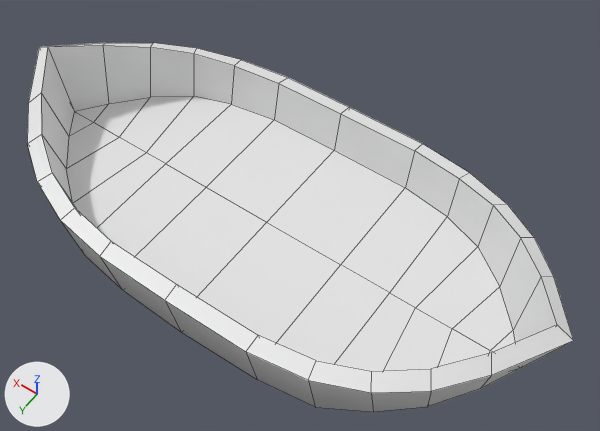
The FBX model Assets/Boat/sm_boat_hull.fbx: old version first, new version second.
One viewpoint serves both versions: a 50 mm camera at (-2.45, 2.75, 4.59) aimed at (-0.39, -0.14, 0.05). The axes (+X, +Y, +Z) are drawn at lower left. The lights are the same throughout. The picture after the commit comes second. Mesh edges are drawn as thin lines. Where no turn or scale is listed for an object, it has been applied to the vertices.

Names of what the first picture shows: 'sm_boat_hull'.
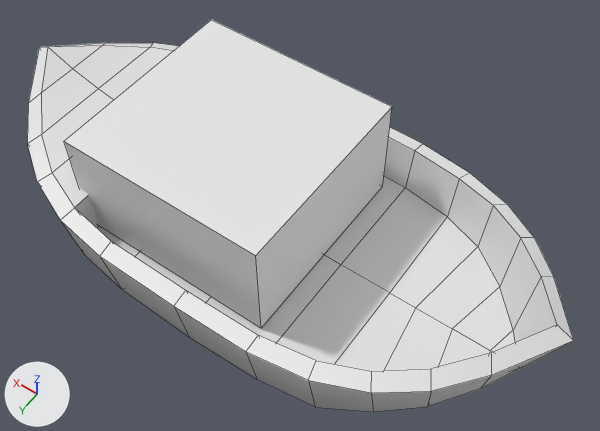
Pixel boxes [x1, y1, x2, y2] of what changed, in the pictures (600 x 431 px; the box of a moved part takes in the faces that stretch with it):
'sm_boat_hull', reshaped (6% taller): before [27, 43, 574, 412]; after [27, 20, 574, 412]
part 1 of me_cube_001, added: after [64, 20, 392, 328]
part 2 of me_cube_001, built on: before [41, 45, 234, 228]; after [41, 45, 172, 228]
part 3 of me_cube_001, moved or reshaped: before [100, 77, 423, 379]; after [100, 127, 423, 379]

The change, as a diff of the scene's bpy script:
```diff
--- a/Assets/Boat/sm_boat_hull.fbx.py
+++ b/Assets/Boat/sm_boat_hull.fbx.py
@@ me_cube_001 @@
 # used by ob_sm_boat_hull; location = (0.0, 0.0, 0.0)
 # verts and faces of me_cube_001; kept vertices keep their numbers, new ones are numbered from 118
 # before: 29 (-0.21, 1.02, 0.28) at pixel (164, 300), 31 (-0.21, 0.94, -0.21) at pixel (181, 332), 33 (-0.21, 0.0, -0.73), 35 (-0.21, 0.9, 0.31) at pixel (176, 284), 37 (-0.21, 0.83, -0.01)
 # before: 39 (-0.21, 0.0, -0.01) at pixel (266, 222), 91 (-0.21, -1.02, 0.28) at pixel (349, 107), 93 (-0.21, -0.94, -0.21), 95 (-0.21, -0.9, 0.31) at pixel (340, 113), 97 (-0.21, -0.83, -0.01) at pixel (334, 150)
-me_cube_001.from_pydata(...)  # 118 vertices, 120 faces; spans x -2.35..1.86, y -1.02..1.02, z -0.73..0.59
+me_cube_001.from_pydata(...)  # 120 vertices, 120 faces; spans x -2.35..1.86, y -1.02..1.02, z -0.73..0.8
+# me_cube_001 part 1: a new loose piece, a box spanning x -0.69..0.81, y -0.74..0.71, z 0.0..0.8, in mat_boat_hull (white #e7e7e7)
+# me_cube_001 part 2
+# 10 vertices are removed from x 0.92..1.67, y -0.67..0.67, z -0.01
+# 16 faces are deleted
+# 4 vertices are added at (1.02, 0.0, 0.37), (0.72, 0.0, 0.33), (1.29, 0.0, 0.43), (1.53, 0.0, 0.5)
+# 10 new faces join them
+# me_cube_001 part 3
+for i in [29, 31, 33, 35, 37, 39, 91, 93, 95, 97]: verts[i] += (-0.07, 0.0, 0.0)
 me_cube_001.materials.append(mat_boat_hull)
```
